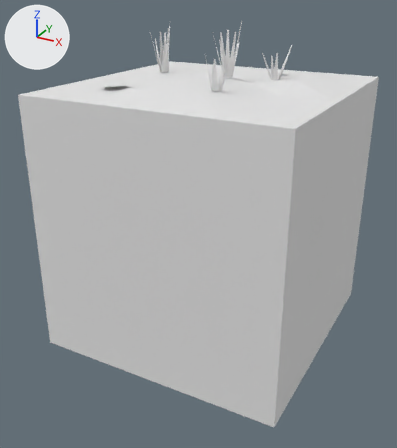
The FBX model Assets/Tiles/Blend/Blend Dark Dry 2.fbx as it was, and as the next commit left it.
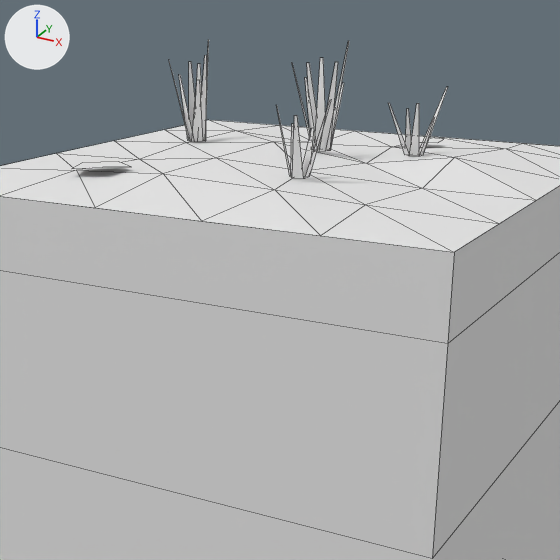
Each version is shown whole from a camera (50 mm lens) standing at (1.93, -3.75, 1.76) and looking at (-0.04, -0.17, -0.04), then close up on the part from 16% to 88% of the width and 0% to 64% of the height. The lights are fixed; the arrows at upper left show +X, +Y and +Z. The first two pictures are the older version. The close-ups show mesh edges as thin lines. Where no turn or scale is listed for an object, it has been applied to the vertices. Vertices at exactly the same position are counted once.

The first close-up shows 'Blend Dark Dry 2'.
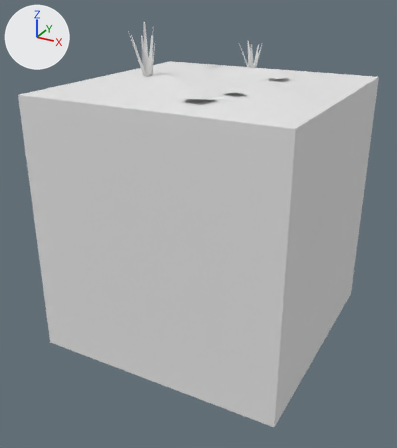
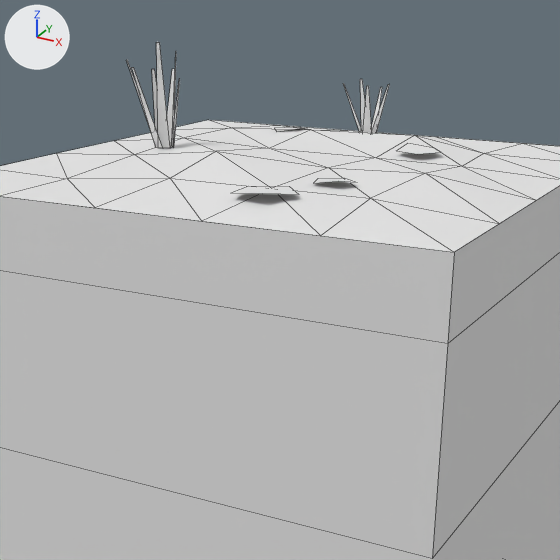
Changed parts and their boxes (x1, y1, x2, y2) in the close-ups (560 x 560 px; the box of a moved part takes in the faces that stretch with it):
'Blend Dark Dry 2', reshaped
    before: (0, 40, 560, 560)
    after: (0, 42, 560, 560)
part 1 of me_blend_dark_dry_2, moved or reshaped
    before: (73, 162, 130, 169)
    after: (233, 186, 299, 195)
part 2 of me_blend_dark_dry_2, moved or reshaped
    before: (405, 135, 443, 143)
    after: (397, 143, 441, 154)
part 3 of me_blend_dark_dry_2, deleted
    before: (169, 40, 435, 178)
part 4 of me_blend_dark_dry_2, built on
    before: (189, 58, 502, 235)
    after: (127, 42, 500, 235)

Edits to the bpy script that builds the scene:
```text
Change me_blend_dark_dry_2:
    used by ob_blend_dark_dry_2; location = (0.0, 0.0, 0.0)
    remove me_blend_dark_dry_2.from_pydata(...)  # 154 vertices, 89 faces; spans x -1.0..1.0, y -1.0..1.0, z -1.0..1.5
    add me_blend_dark_dry_2.from_pydata(...)  # 116 vertices, 79 faces; spans x -1.0..1.0, y -1.0..1.0, z -1.0..1.49
    me_blend_dark_dry_2 part 1: the loose piece of 5 vertices spanning x -0.6..-0.38, y -0.67..-0.46, z 1.09..1.11 is turned -16.6 degrees about the z axis through its middle and scaled by 1.02, then moved by (0.75, -0.13, 0.0)
    me_blend_dark_dry_2 part 2: the loose piece of 5 vertices spanning x 0.21..0.37, y 0.51..0.68, z 1.09..1.11 is turned -43.7 degrees about the z axis through its middle and scaled by 1.07, then moved by (0.09, -0.27, 0.0)
    me_blend_dark_dry_2 part 3: 18 loose pieces with 72 vertices, spanning x -0.62..0.47, y -0.45..0.25, z 1.09..1.5, are deleted
    me_blend_dark_dry_2 part 4
    18 vertices are removed from x -0.02..0.47, y -0.47..0.35, z 1.09..1.43
    6 faces are deleted
    22 vertices move from x -0.61..0.65, y -0.62..0.6, z 1.05..1.34 to x -0.65..0.59, y -0.64..0.71, z 1.05..1.11
    52 vertices are added at x -0.69..0.45, y -0.51..0.75, z 1.09..1.49
    14 new faces join them
```
